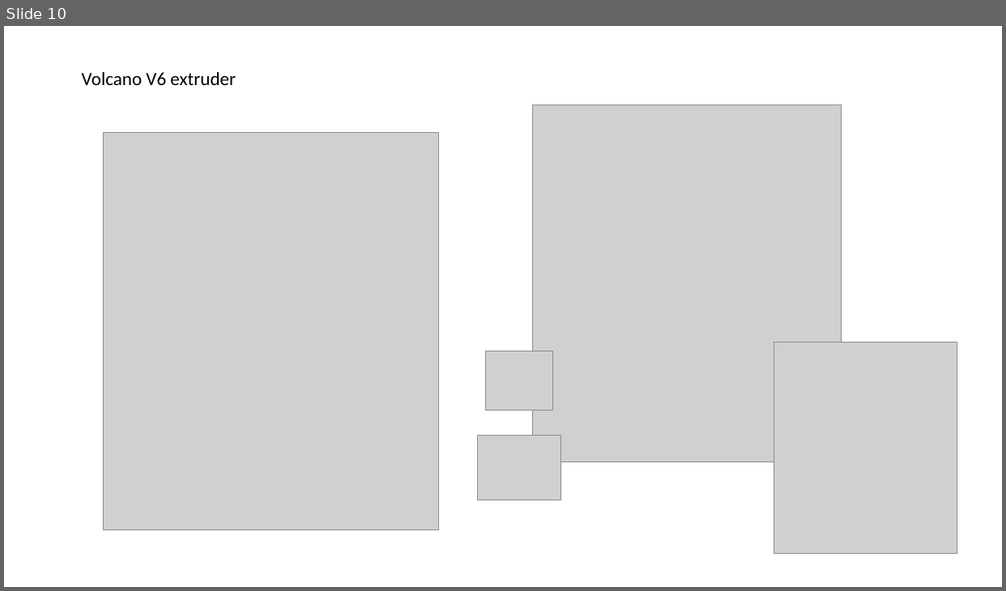
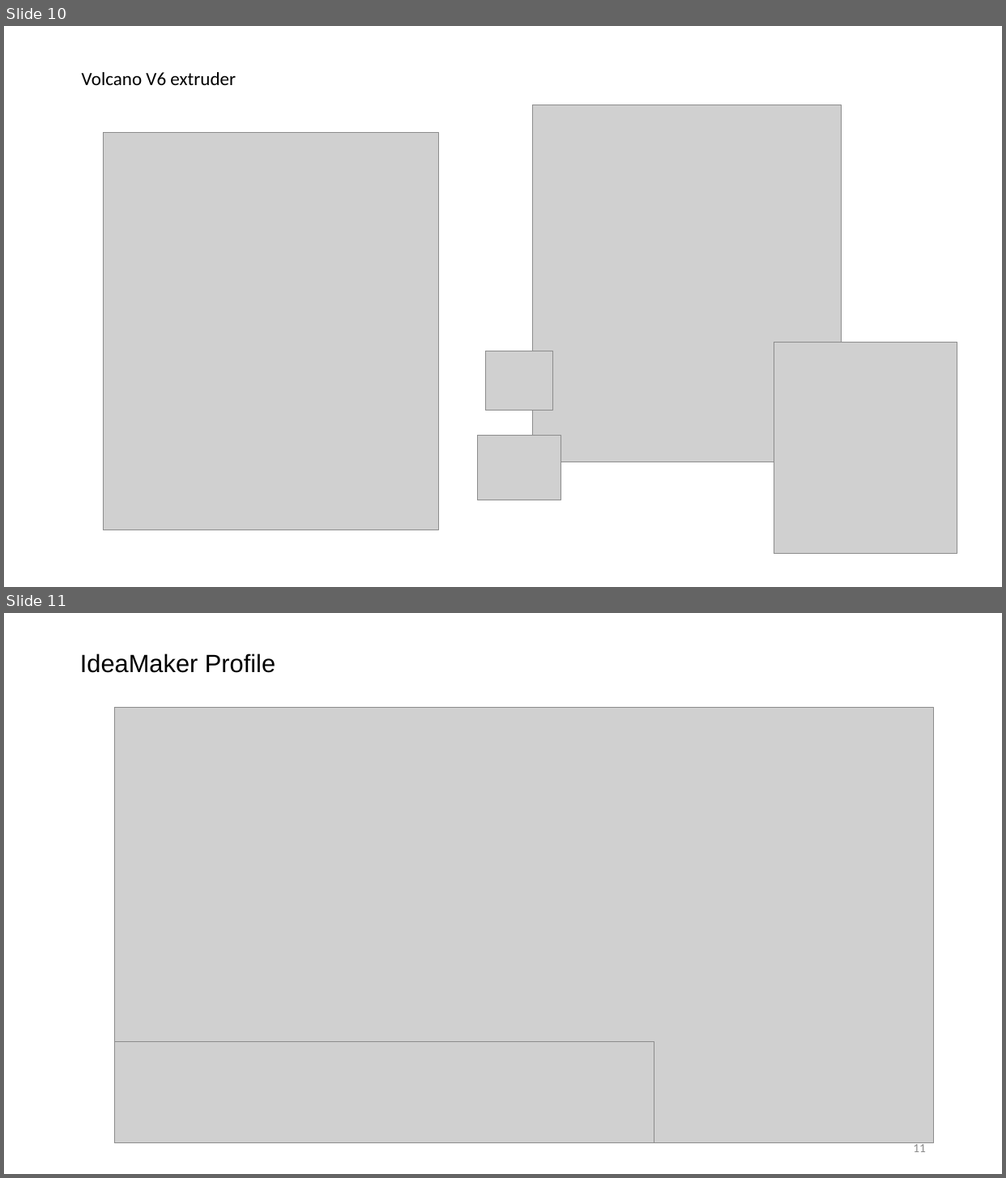
Before and after one commit to GaborDernoczi/Printer_2_Anet_A8_Plus_RPI4_SKR3_IdeaMaker_Mainsail_Klipper, a slide deck: Mainsail and klipper RPI4 SKR3.pptx. Shown one above the other, each under a label of ours: slide 10 before the commit, slides 10 and 11 after it. The pictures are 1006x591 and 1006x1178 pixels, drawn with LibreOffice and Linux fonts; fonts in the diff are those of the drawing; grey boxes stand for pictures. Boxes give left, top, right and bottom in pixels: in the first picture for what was removed or moved away, otherwise in the second. Text is boxed around its words. In the diff, an @@ line names an element or a change of style, - is before the commit and + after.

Commit message:
pptx update

```diff
--- a/Mainsail and klipper RPI4 SKR3.pptx
+++ b/Mainsail and klipper RPI4 SKR3.pptx
@@ slide 11 added at box(4, 613, 1002, 1174), background #FFFFFF @@
@@ text added at box(80, 653, 275, 673), 24 pt, text #000000 @@
+IdeaMaker Profile
@@ picture added at box(114, 707, 933, 1143) @@
@@ picture added at box(114, 1042, 654, 1144) @@
@@ page number added at box(913, 1142, 926, 1152), 12 pt, text #8C8C8C @@
+11
```
